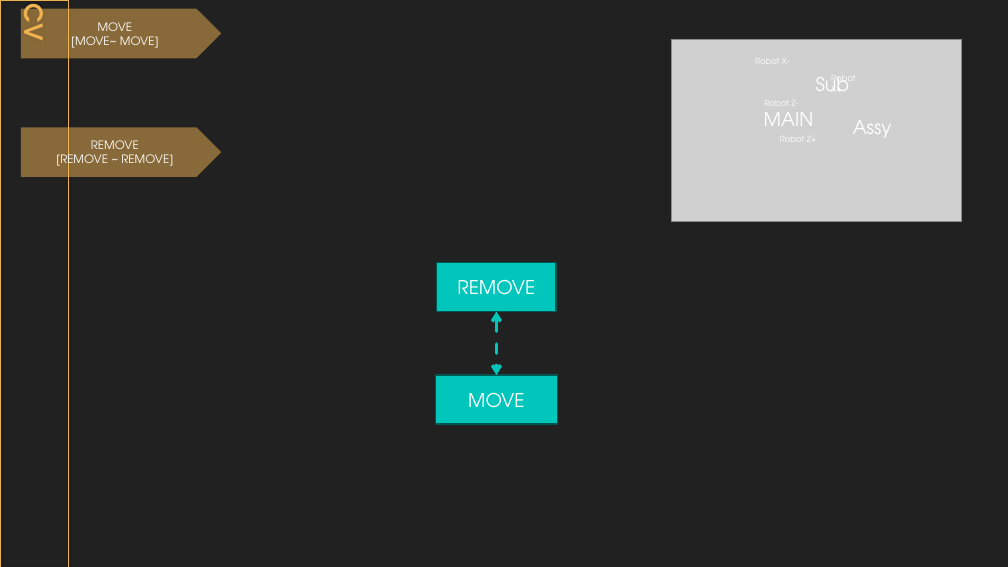
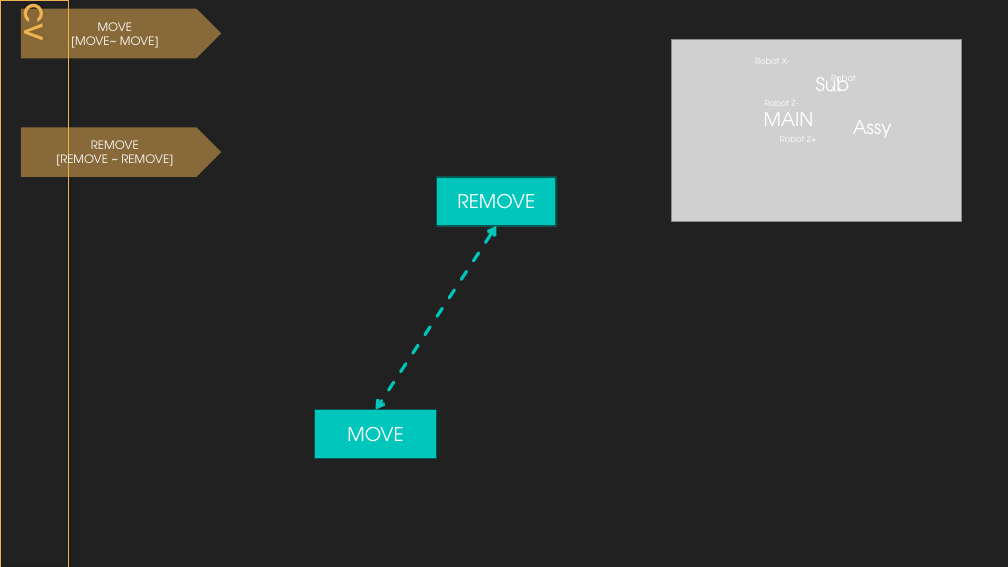
Before and after one commit to DualsoftDev/ds, a slide deck: slide 2 of DsDotNet/src/UnitTest/UnitTest.Model/ImportOfficeExample/Sample/Lib/Conveyor/CV.pptx. Drawn at 1008x567 pixels with LibreOffice and Linux fonts; fonts in the diff are those of the drawing; grey boxes stand for pictures. Boxes give left, top, right and bottom in pixels: in the first picture for what was removed or moved away, otherwise in the second. Text is boxed around its words. In the diff, an @@ line names an element or a change of style, - is before the commit and + after.

```diff
--- a/DsDotNet/src/UnitTest/UnitTest.Model/ImportOfficeExample/Sample/Lib/Conveyor/CV.pptx
+++ b/DsDotNet/src/UnitTest/UnitTest.Model/ImportOfficeExample/Sample/Lib/Conveyor/CV.pptx
@@ rectangle "REMOVE": place and size @@
-rectangle "REMOVE" at bbox=[437, 262, 557, 312]
+rectangle "REMOVE" at bbox=[437, 177, 557, 226]
@@ double arrow moved from (497, 312) - (497, 375) to (497, 226) - (376, 410) @@
@@ rectangle "MOVE": place and size @@
-rectangle "MOVE" at bbox=[436, 375, 557, 424]
+rectangle "MOVE" at bbox=[315, 410, 436, 459]
```
Also in this commit, not shown: 2 other files.
